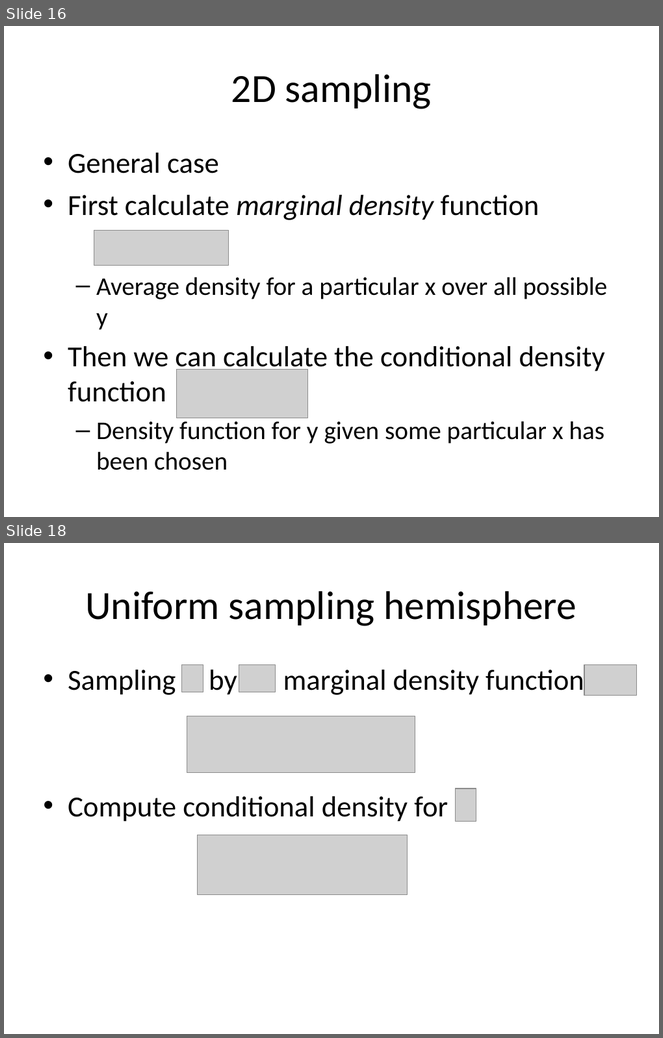
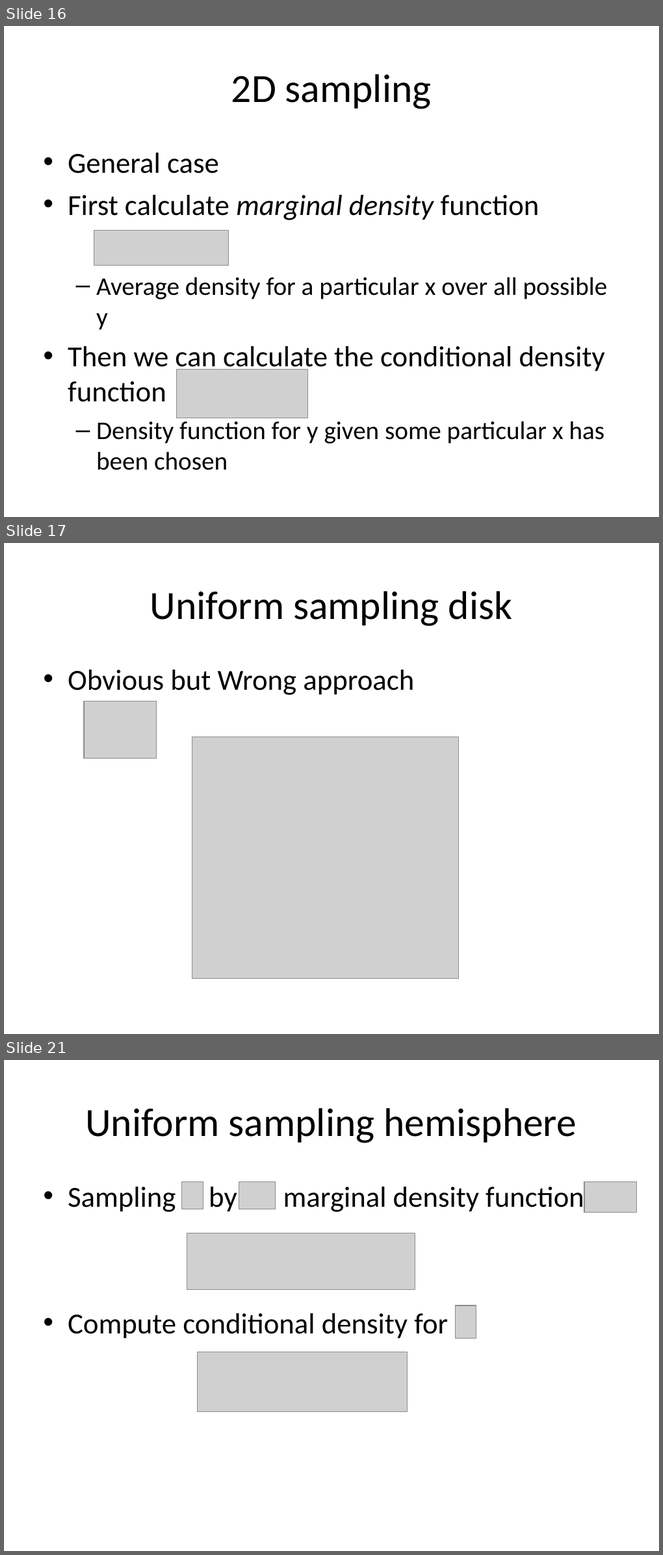
Before and after one commit to ianslayer/gpu_course, a slide deck: course_ppt/MonteCarlo2.ppt. Shown one above the other, each under a label of ours: slides 16 and 18 before the commit, slides 16, 17 and 21 after it; the slides between them are not shown. The pictures are 663x1038 and 663x1555 pixels, drawn with LibreOffice and Linux fonts; fonts in the diff are those of the drawing; grey boxes stand for pictures. Boxes give left, top, right and bottom in pixels: in the first picture for what was removed or moved away, otherwise in the second. Text is boxed around its words. In the diff, an @@ line names an element or a change of style, - is before the commit and + after.

Commit message:
update sampling ppt, sampling visualization

```diff
--- a/course_ppt/MonteCarlo2.ppt
+++ b/course_ppt/MonteCarlo2.ppt
@@ slide 17 added at box(4, 543, 659, 1034), background #FFFFFF @@
@@ title added at box(150, 591, 512, 626), 44 pt, text #000000 @@
+Uniform sampling disk
@@ text added at box(68, 670, 414, 695), 32 pt, text #000000 @@
+• Obvious but Wrong approach
@@ picture added at box(84, 701, 156, 759) @@
@@ picture added at box(192, 737, 458, 979) @@
@@ what was slide 18 is now slide 21 @@
```
Also in this commit, not shown: 4 slides changed, 3 other slides added, 7 other files.
